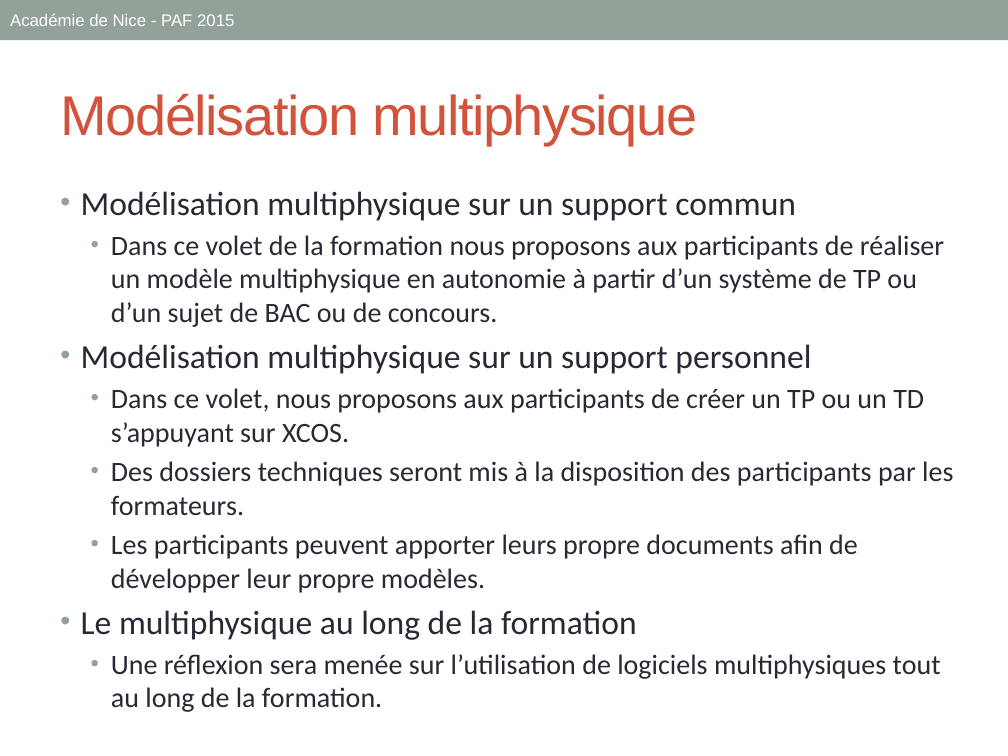
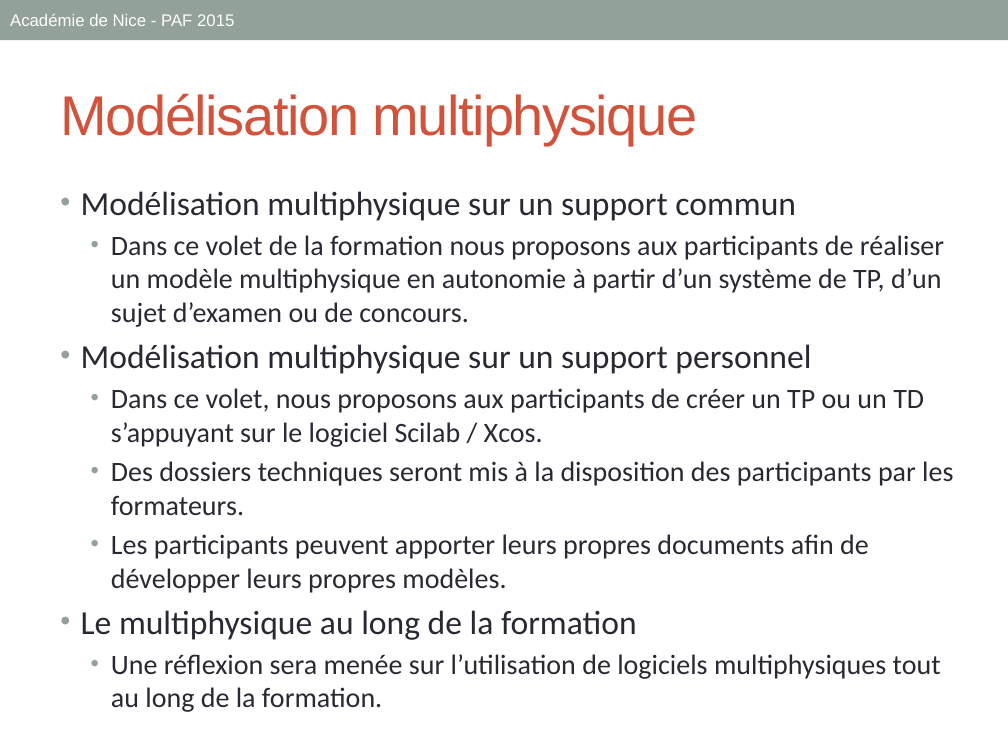
Before and after one commit to xpessoles/Formations, a slide deck: slide 3 of 01_ModelisationMultiphysique/Administratif/SCIL2_PPT.pptx (slide 2 before the commit). Drawn at 1008x756 pixels with LibreOffice and Linux fonts; fonts in the diff are those of the drawing. Boxes give left, top, right and bottom in pixels: in the first picture for what was removed or moved away, otherwise in the second. Text is boxed around its words. In the diff, an @@ line names an element or a change of style, - is before the commit and + after.

```diff
--- a/01_ModelisationMultiphysique/Administratif/SCIL2_PPT.pptx
+++ b/01_ModelisationMultiphysique/Administratif/SCIL2_PPT.pptx
@@ text at (111, 235, 944, 327): text changed @@
-  • Dans ce volet de la formation nous proposons aux participants de réaliser un modèle multiphysique en autonomie à partir d’un système de TP ou d’un sujet de BAC ou de concours.
+  • Dans ce volet de la formation nous proposons aux participants de réaliser un modèle multiphysique en autonomie à partir d’un système de TP, d’un sujet d’examen ou de concours.
@@ text at (111, 388, 924, 447): text changed @@
-  • Dans ce volet, nous proposons aux participants de créer un TP ou un TD s’appuyant sur XCOS.
+  • Dans ce volet, nous proposons aux participants de créer un TP ou un TD s’appuyant sur le logiciel Scilab / Xcos.
@@ text at (111, 534, 869, 593): text changed @@
-  • Les participants peuvent apporter leurs propre documents afin de développer leur propre modèles.
+  • Les participants peuvent apporter leurs propres documents afin de développer leurs propres modèles.
```
Also in this commit, not shown: 2 other slides changed, 1 slide added, 12 other files.
